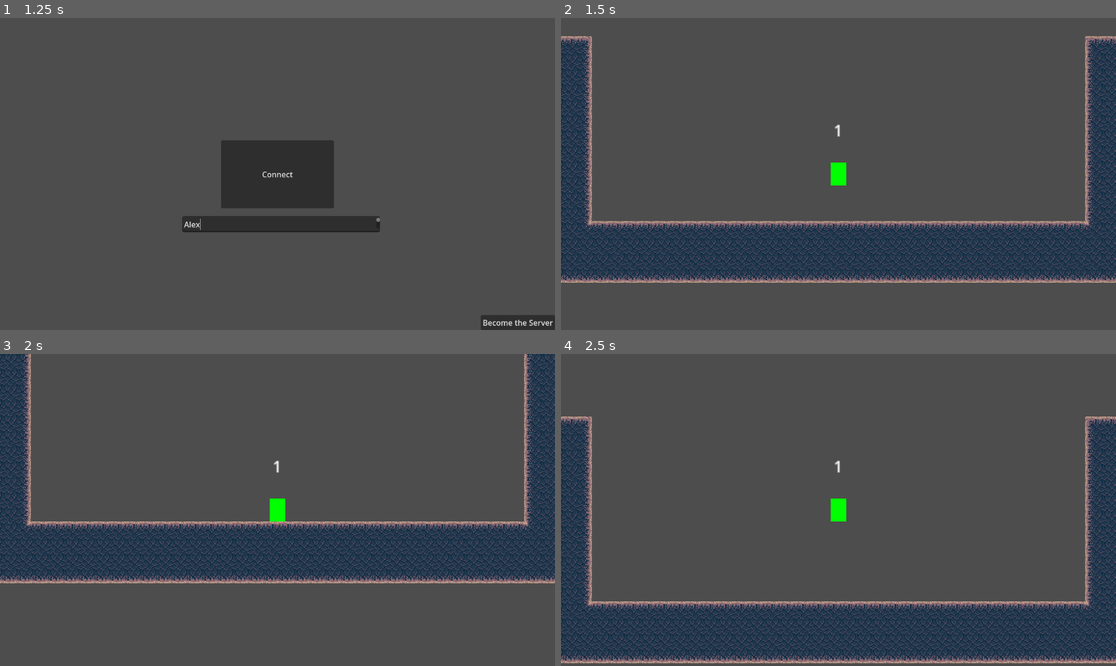
Above: before the commit, frames 1-4 (two rows, left to right).
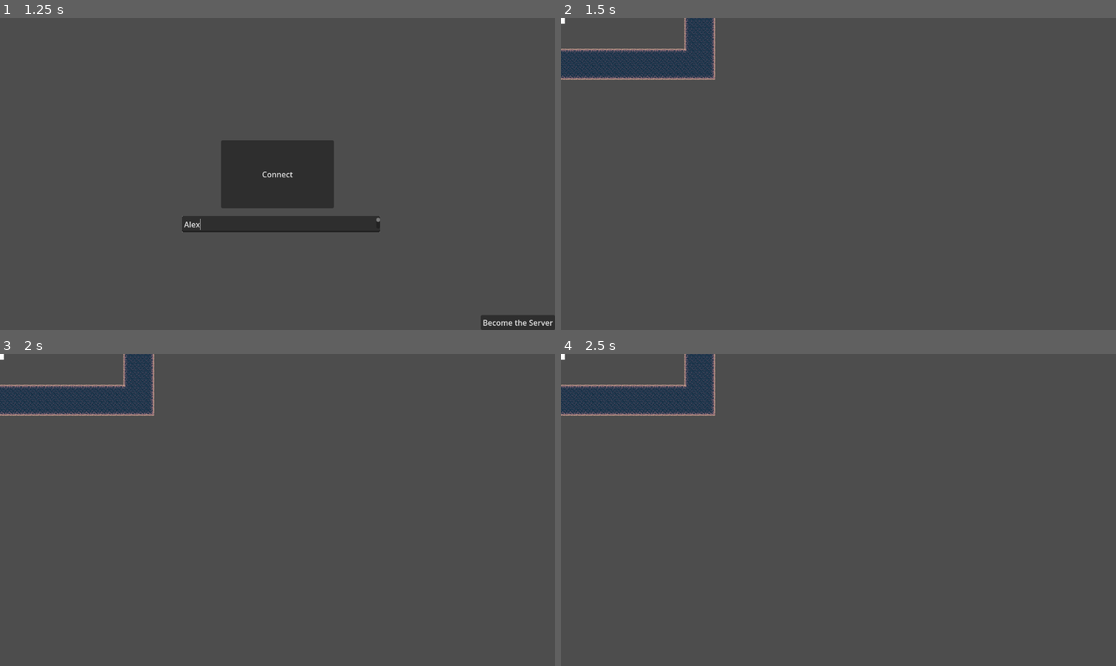
Above: after the commit, the same moments.

Repository: FireSquid6/teleorb
Game: Godot game, scene res://main.tscn
Two runs of this game, one before a commit and one after it. Both use one fixed random seed, a clock stepped at 60 frames per second and the inputs below.
Inputs (mouse positions are in pixels of both pictures, inside the frame that each line leads up to):
- Up to frame 1 (1.25 s): click (283, 223) at 0.52 s; type "Alex" at 0.6 s
- Up to frame 2 (1.5 s): click "Become the Server" at 1.25 s
- Up to frame 3 (2 s): no input
- Up to frame 4 (2.5 s): tap Enter (ui_accept) at 2, 2.1, 2.27 s; move the mouse to (960, 494) at 2.02 s; hold D (right) from 2.03 s (still down); click (960, 494) at 2.17 s

Frame 1 is identical in both runs. In frame 2, 24% of the frame differs, in the area x 0-100%, y 0-85%; in frame 3, 23%; in frame 4, 24%, in the area x 0-100%, y 0-100%.
Error after the commit: Parse Error: Expected ":" after "if" condition. (res://player/player.gd:36)

Commit message:
add some stuf

Diff:
--- a/game/player/player.gd
+++ b/game/player/player.gd
@@ -1,12 +1,12 @@
 extends CharacterBody2D
+class_name Player
 
+enum PLAYER_STATE {MOVING, JUMPING, FALLING}
 
-const SPEED = 300.0
-const JUMP_VELOCITY = -400.0
+@export var stats: PlayerStats
 
-# Get the gravity from the project settings to be synced with RigidBody nodes.
-var gravity: int = ProjectSettings.get_setting("physics/2d/default_gravity")
 var id = -1  # multiplayer peer id
+var state = PLAYER_STATE.MOVING
 
 func _enter_tree():
 	id = str(name).to_int()
@@ -19,23 +19,18 @@
 	$Label.text = str(name)
 
 func _physics_process(delta: float) -> void:
+	# players that aren't the multiplayer authority do not do any physics processing
+	# this will be changed later
 	if !is_multiplayer_authority():
 		return
 
-	# Add the gravity.
-	if not is_on_floor():
-		velocity.y += gravity * delta
-
-	# Handle jump.
-	if Input.is_action_just_pressed("ui_accept") and is_on_floor():
-		velocity.y = JUMP_VELOCITY
-
-	# Get the input direction and handle the movement/deceleration.
-	# As good practice, you should replace UI actions with custom gameplay actions.
-	var direction := Input.get_axis("ui_left", "ui_right")
-	if direction:
-		velocity.x = direction * SPEED
-	else:
-		velocity.x = move_toward(velocity.x, 0, SPEED)
+	match state:
+		PLAYER_STATE.MOVING:
+			_moving_state(delta)
 
 	move_and_slide()
+
+func _moving_state(delta: float):
+	var move_direction = int(Input.is_action_pressed("right")) - int(Input.is_action_pressed("left"))
+
+	if abs()
--- /dev/null
+++ b/game/player/player_stats.gd
@@ -0,0 +1,11 @@
+extends Resource
+class_name PlayerStats
+
+
+@export var max_walk_speed: float
+@export var running_acceleration: float
+@export var stopping_acceleration: float
+@export var jump_speed: float
+@export var walljump_speed: float
+@export var gravity: float
+@export var orb_speed: float
